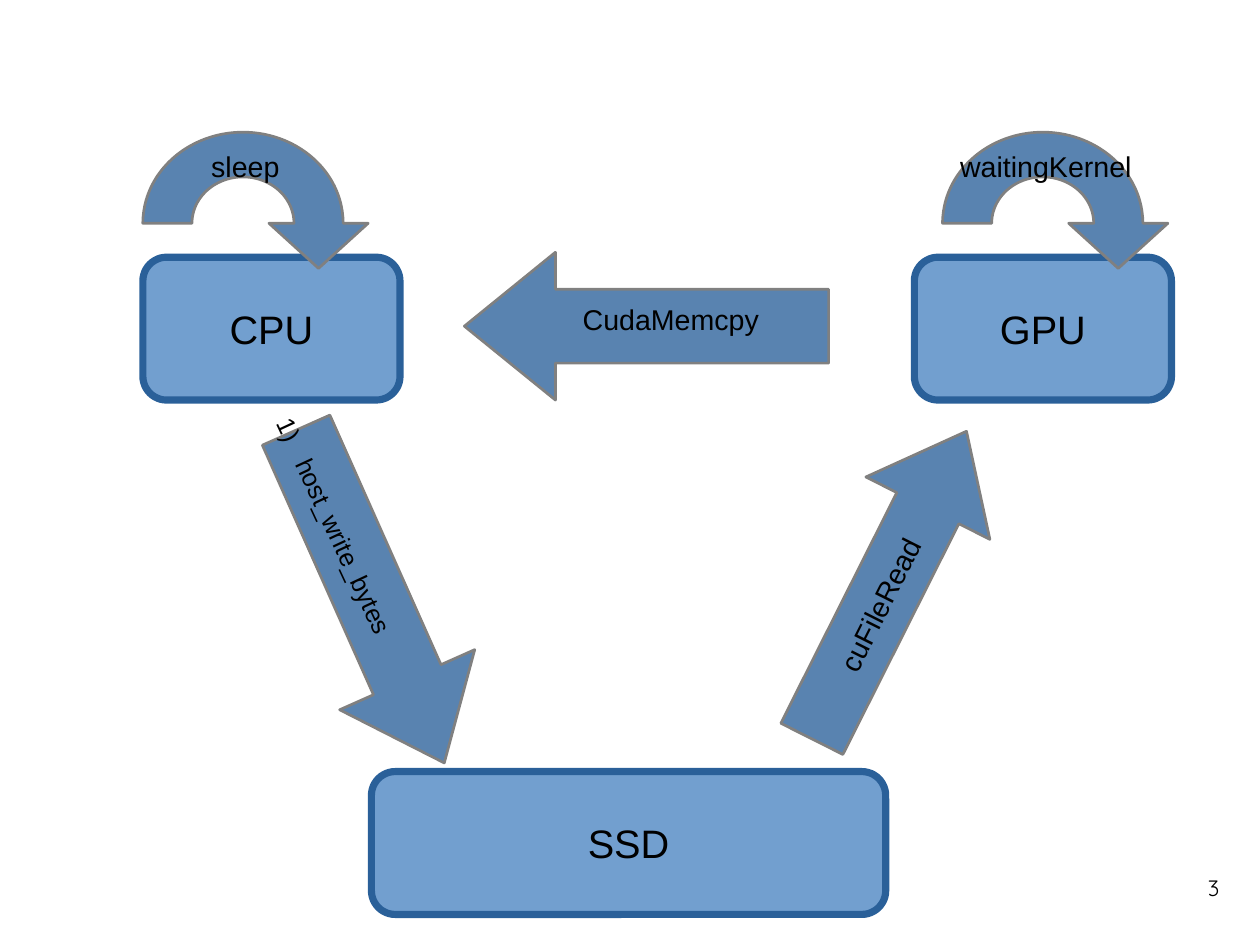
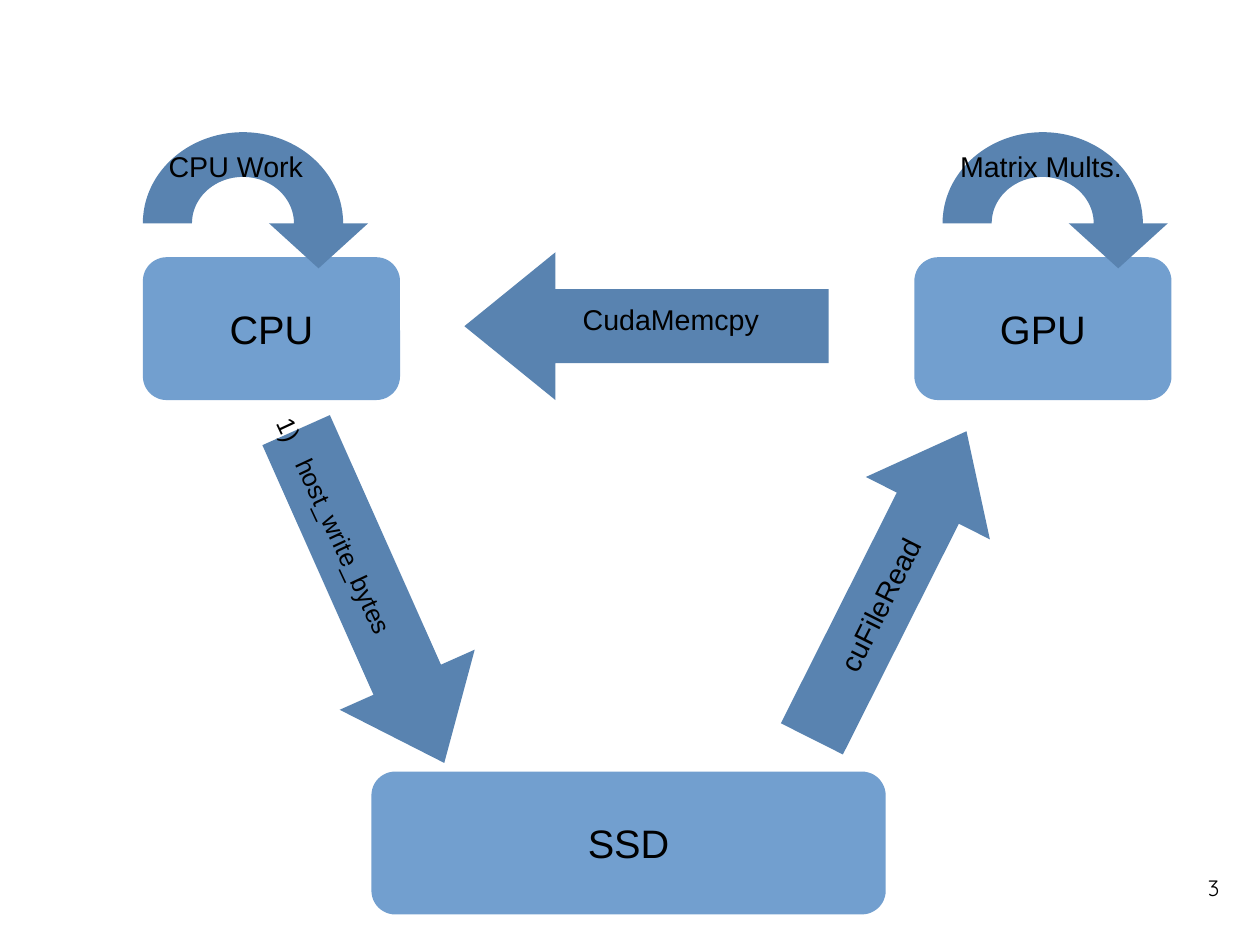
Before and after one commit to fhilprec/HardwareMonitoring, a slide deck: slide 3 of ProjectPresentation.odp. Drawn at 1260x945 pixels with LibreOffice and Linux fonts; fonts in the diff are those of the drawing; background and template pictures are left out. Boxes give left, top, right and bottom in pixels: in the first picture for what was removed or moved away, otherwise in the second. Text is boxed around its words. In the diff, an @@ line names an element or a change of style, - is before the commit and + after.

```diff
--- a/ProjectPresentation.odp
+++ b/ProjectPresentation.odp
@@ text at [169, 154, 303, 182]: text changed @@
-sleep
+CPU Work
@@ text at [960, 154, 1122, 182]: text changed @@
-waitingKernel
+Matrix Mults.
@@ outline #2A6099 4.51 pt to none in 3 elements at [372, 772, 886, 915], [143, 257, 400, 400], [915, 257, 1172, 400] @@
@@ outline #808080 1.7 pt to none in 5 elements at [750, 400, 1028, 770], [943, 133, 1143, 314], [464, 253, 829, 400], [143, 133, 343, 314], [229, 400, 513, 793] @@
```
Also in this commit, not shown: 4 other slides changed.
